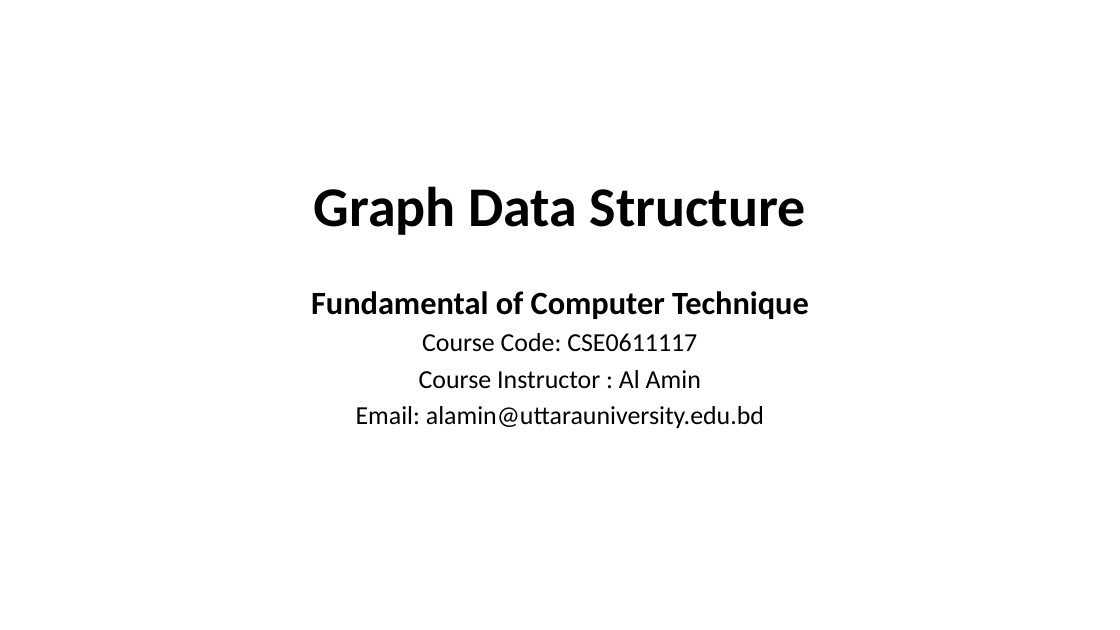
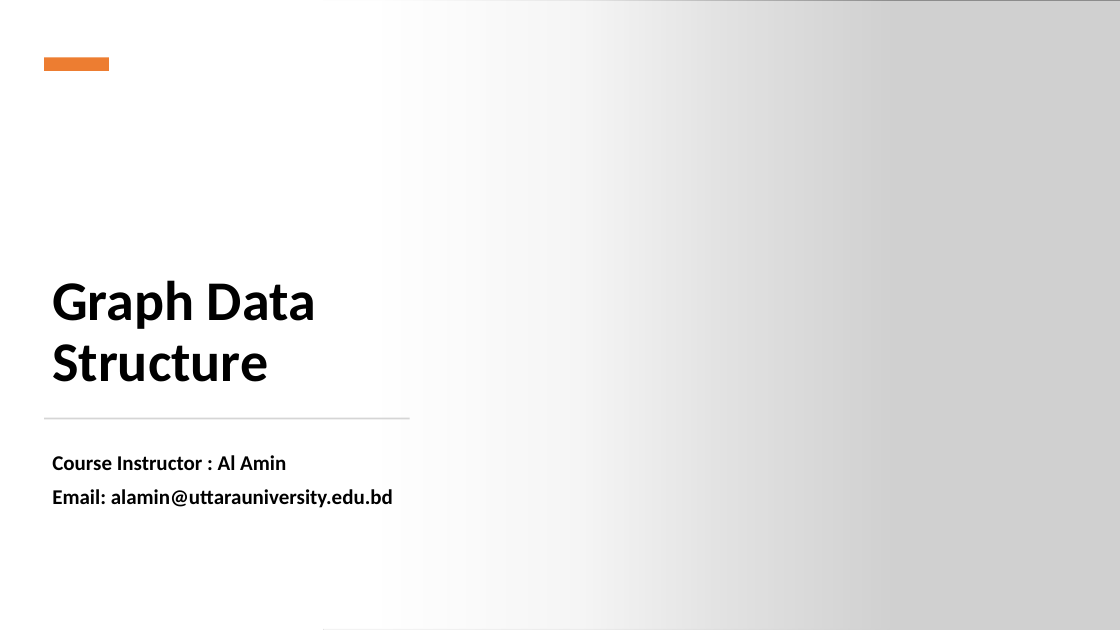
Before and after one commit to alaminbhuyan/DSA-In-Python, a slide deck: slide 1 of Data Structure & Algorithm PDF/Graph Data Structure.pptx. Drawn at 1120x630 pixels with LibreOffice and Linux fonts; fonts in the diff are those of the drawing; grey boxes stand for pictures. Boxes give left, top, right and bottom in pixels: in the first picture for what was removed or moved away, otherwise in the second. Text is boxed around its words. In the diff, an @@ line names an element or a change of style, - is before the commit and + after.

Commit message:
Update Graph Data Structure PPTX file
Replaces the existing Graph Data Structure PowerPoint file with a new version. Specific content changes are not detailed in the diff.

```diff
--- a/Data Structure & Algorithm PDF/Graph Data Structure.pptx
+++ b/Data Structure & Algorithm PDF/Graph Data Structure.pptx
@@ rectangle added at (0,0,897,630), fill gradient #FFFFFF @@
@@ picture added at (323,0,1120,630) @@
@@ rectangle added at (44,58,109,71), fill #ED7D31 @@
@@ title "Graph Data Structure": place and size @@
-title "Graph Data Structure" at (314,186,806,235)
+title "Graph Data Structure" at (52,280,316,382)
@@ title "Graph Data Structure" at (52,280,316,382): alignment centre to left @@
@@ subtitle at (311,291,809,352): paragraphs removed @@
-Fundamental of Computer Technique
-Course Code: CSE0611117
@@ rectangle added at (45,418,410,419), fill #D5D5D5 @@
@@ subtitle "Course Instructor : Al Amin": place and size @@
-subtitle "Course Instructor : Al Amin" at (311,291,809,429)
+subtitle "Course Instructor : Al Amin" at (52,455,393,508)
@@ subtitle "Course Instructor : Al Amin" at (52,455,393,508): size 22.2 to 18 pt, bold on; alignment centre to left; line spacing 0.8 to 0.9 @@
```
Also in this commit, not shown: 11 other slides changed, 1 slide added.
